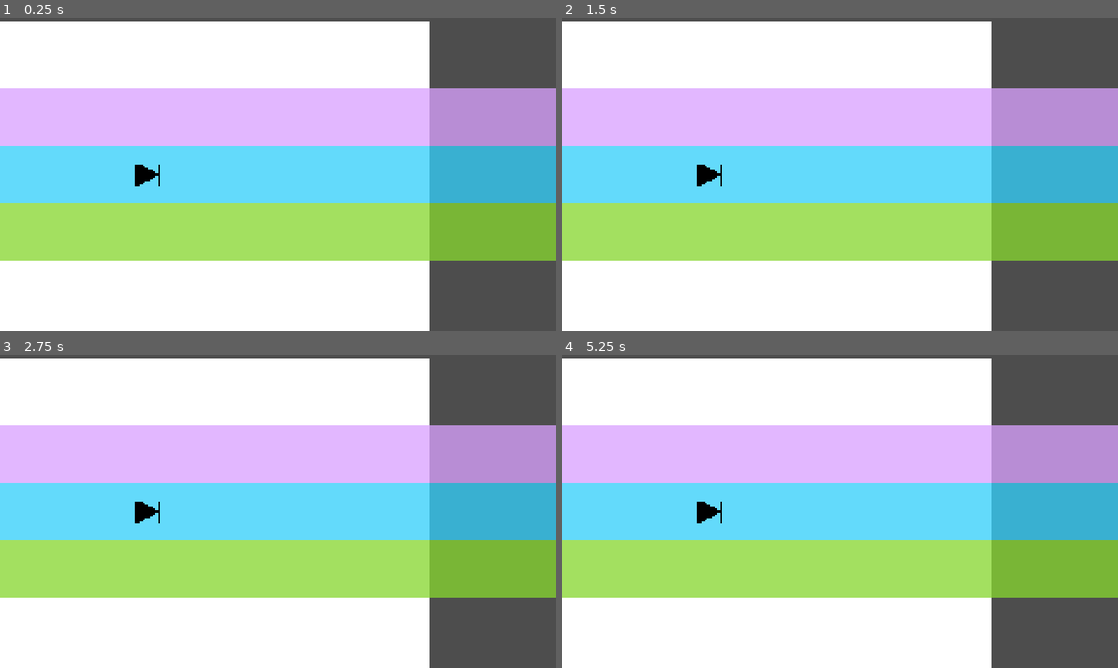
Above: before the commit, frames 1-4 (two rows, left to right).
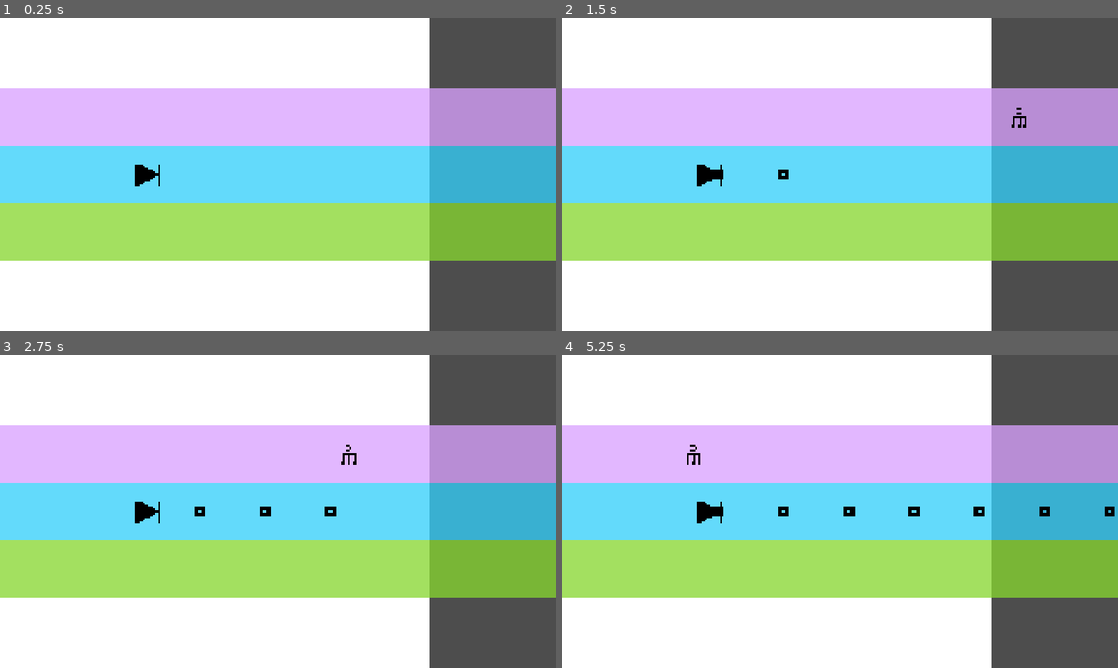
Above: after the commit, the same moments.

Repository: chorwat2137/haven-2026
Game: Godot game, scene res://scenes/main.tscn
The game is run twice, just before and just after one commit, with the same random seed, the same clock (stepped at 60 frames per second) and the same inputs.
Inputs:
- Up to frame 1 (0.25 s): no input
- Up to frame 2 (1.5 s): tap Enter (ui_accept) at 0.5, 0.77 s; hold Right (ui_right) from 0.53 s (still down); tap Space (shoot) at 0.6, 1.35 s
- Up to frame 3 (2.75 s): tap Enter (ui_accept) at 1.52 s; release Right (ui_right) at 2.03 s; hold Left (ui_left) from 2.03 s (still down); tap Space (shoot) at 2.1 s
- Up to frame 4 (5.25 s): release Left (ui_left) at 2.78 s; hold Right (ui_right) 2.78-4.28 s; tap Space (shoot) every 0.75 s from 2.85 to 5.1 s; tap Enter (ui_accept) at 3.02, 3.77, 4.52 s; hold Left (ui_left) 4.28-5.03 s; hold Right (ui_right) from 5.03 s (still down)

The runs differ from the first frame. In frame 1, 0.9% of the frame differs, in the area x 0-78%, y 0-2%; in frame 2, 1.0%; in frame 3, 1.1%; in frame 4, 1.3%, in the area x 0-100%, y 0-52%.
Error before the commit: Parse Error: Unexpected "." in node path. (res://scripts/main.gd:19)

Commit message:
Automatic sync

Diff:
--- a/scripts/main.gd
+++ b/scripts/main.gd
@@ -16,7 +16,7 @@
 # Called when the node enters the scene tree for the first time.
 func _ready() -> void:
 	screen_size = get_viewport().get_visible_rect().size
-	$Player/Camera2D2/Spectrum/.position.y = 0 - screen_size.y /2
+	$Player/Camera2D2/Spectrum.position.y = 0 - screen_size.y /2
 	var center_y = screen_size.y / 2.0
 
 	lane_positions = [
